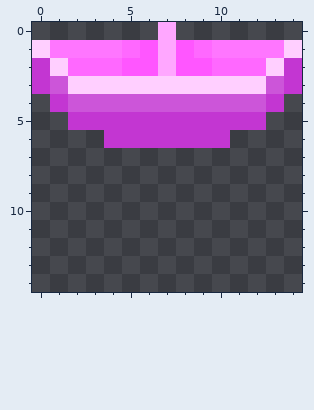
Pixel-art file -- source/character/biemer_1.ase. The picture above was drawn from the file before the commit.
15x15 pixels, 1 frame.
The result:
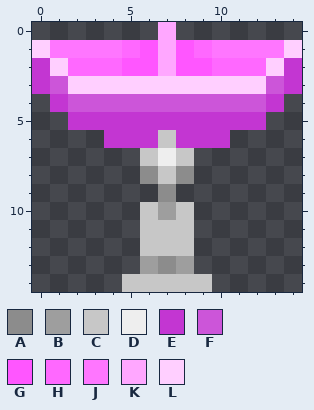
Palette (. is transparent): A #8c8c8c  B #9e9e9e  C #c7c7c7  D #eeeeee  E #c336d2  F #cc55d9  G #ff56ff  H #ff68ff  J #ff76ff  K #ffa7ff  L #ffcfff
The exact change:
layer "biemer empty" now shown
layer "biemer_red" now shown
layer "biemer_yellow" now shown
layer "biemer_blue" now shown
layer "biemer_green" now shown
layer "biemer_orange" now shown
layer "base" now shown
Layer "base":
The edit adds colour A in row 8 at x 6 and 8; in row 9 at x 7; in row 13 at x 7.
The edit adds colour B in row 10 at x 7; in row 13 at x 6 and 8.
The edit adds colour C in row 7 at x 6 and 8; in row 8 at x 7; in row 10 at x 6 and 8; in rows 11 to 12 at x 6 to 8; in row 14 at x 5 to 9.
Colour E gives way to colour C in row 6 at x 7.
The edit adds colour D in row 7 at x 7.
